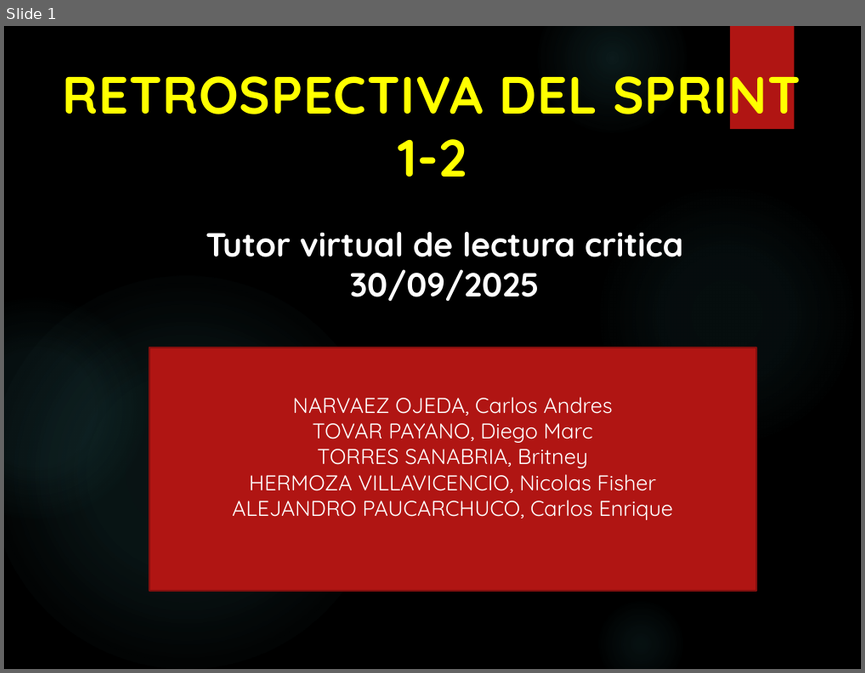
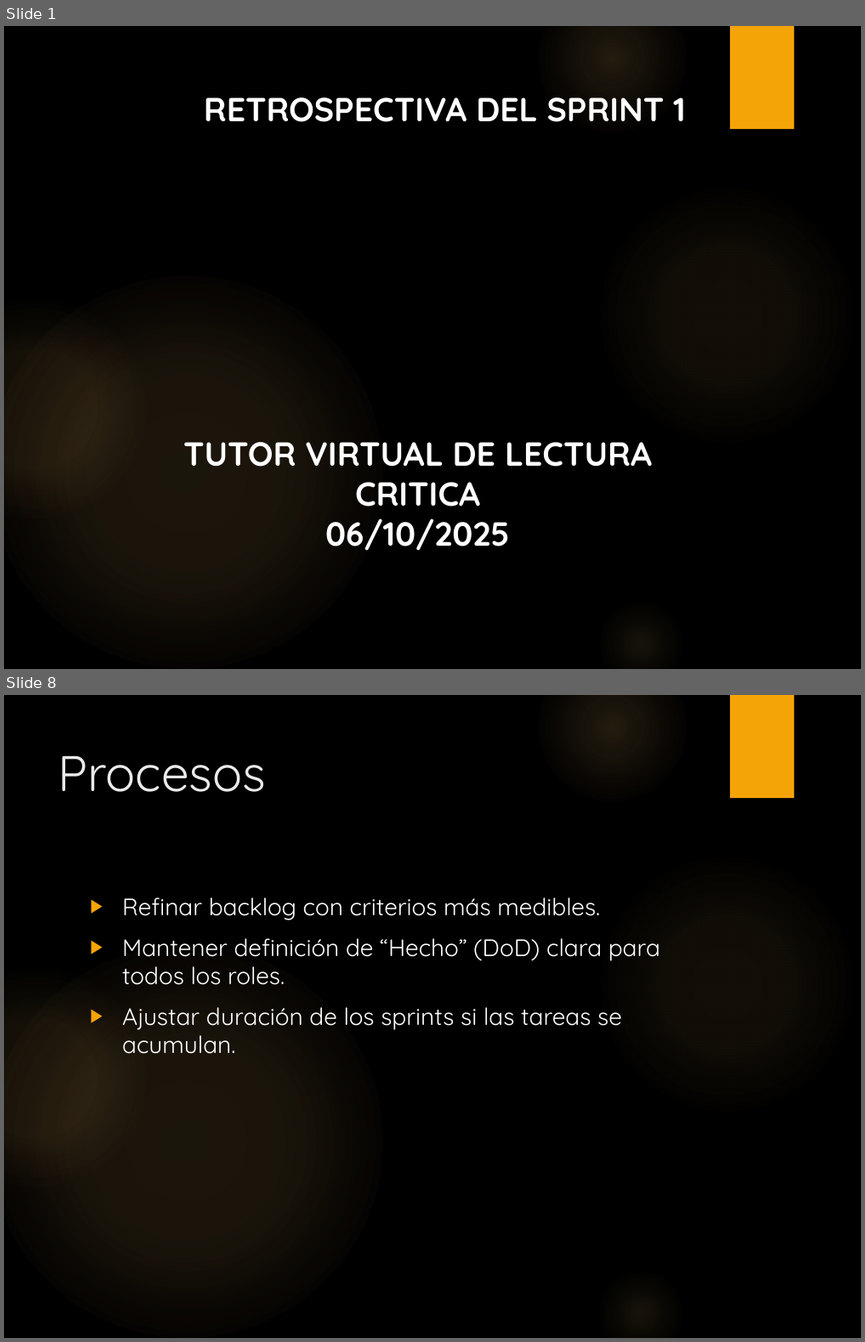
Before and after one commit to BritneyTorres/G2001, a slide deck: Semana 5/20250915_07_Retrospectiva del Sprint.pptx. Shown one above the other, each under a label of ours: slide 1 before the commit, slides 1 and 8 after it; the slides between them are not shown. The pictures are 865x673 and 865x1342 pixels, drawn with LibreOffice and Linux fonts; fonts in the diff are those of the drawing; background and template pictures are left out. Boxes give left, top, right and bottom in pixels: in the first picture for what was removed or moved away, otherwise in the second. Text is boxed around its words. In the diff, an @@ line names an element or a change of style, - is before the commit and + after.

Commit message:
hecho 2

```diff
--- a/Semana 5/20250915_07_Retrospectiva del Sprint.pptx
+++ b/Semana 5/20250915_07_Retrospectiva del Sprint.pptx
@@ slide 8 added at box(4, 695, 861, 1338), background picture (left out); not listed: 6 template elements that a slide beside it also shows @@
@@ title added at box(58, 756, 265, 792), 42 pt, text #EBEBEB @@
+Procesos
@@ text added at box(122, 897, 660, 1054), 20 pt, text #FFFFFF @@
+▶ Refinar backlog con criterios más medibles.
+▶ Mantener definición de “Hecho” (DoD) clara para todos los roles.
+▶ Ajustar duración de los sprints si las tareas se acumulan.
@@ slide 1 changed as well @@
@@ rectangle at box(730, 26, 794, 129): fill #B01513 to #F5A408 @@
@@ text at box(204, 97, 685, 122): text changed; size 44 to 28 pt; text colour #FFFF00 to #FFFFFF @@
-RETROSPECTIVA DEL SPRINT 1-2
+RETROSPECTIVA DEL SPRINT 1
@@ fill gradient #50B9C1 to gradient #FAC96A in 5 elements at box(595, 182, 858, 447), box(537, 26, 687, 133), box(595, 597, 687, 669), box(4, 276, 382, 669), box(4, 298, 146, 519) @@
@@ rectangle removed at box(148, 347, 756, 590) @@
-NARVAEZ OJEDA, Carlos Andres
-TOVAR PAYANO, Diego Marc
-TORRES SANABRIA, Britney
-HERMOZA VILLAVICENCIO, Nicolas Fisher
-ALEJANDRO PAUCARCHUCO, Carlos Enrique
@@ text at box(183, 442, 652, 550): text changed @@
-Tutor virtual de lectura critica
-30/09/2025
+TUTOR VIRTUAL DE LECTURA CRITICA
+06/10/2025
```
Also in this commit, not shown: 8 other slides added, 4 slides removed, 2 other files.
